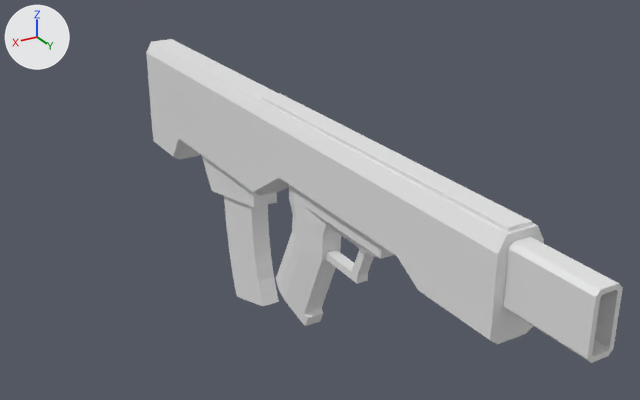
An edit to the Blender file ProtoBullpup.blend, drawn before and after from the same camera.
Both versions are drawn from a 50 mm camera at (3.79, 6.47, 2.92) aimed at (0.04, 0.23, -0.2). Every picture has the same lights, and +X, +Y and +Z are marked at upper left.
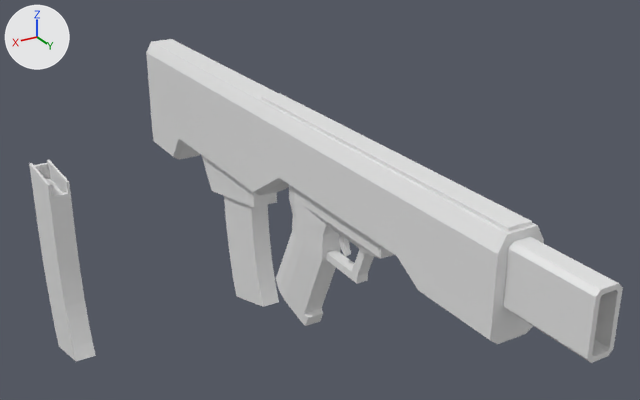
Boxes [x1, y1, x2, y2] around the edits, measured in the pictures (640 x 400 px):
'Cube.003', modifiers changed
    before: [224, 196, 279, 306]
    after: [29, 160, 279, 361]
'Cube.004', added
    after: [339, 234, 351, 256]

The edits, one by one:
Mesh me_cube_004 is new.
It has 20 vertices, 14 faces and spans x 0.0..0.025, y 0.512..0.651, z -0.596..-0.312.
Object 'Cube.003' (ob_cube_003) gains a ARRAY modifier named 'Array'.
Modifier setting: use_constant_offset = True.
Modifier setting: constant_offset_displace = (2.0, 0.0, 0.0).
Modifier setting: use_relative_offset = False.
Object 'Cube.004' (ob_cube_004) is new; it shows me_cube_004.
Its location is (0.0, 0.0, 0.0).
It gains a MIRROR modifier named 'Mirror'.
Modifier setting: use_clip = True.
